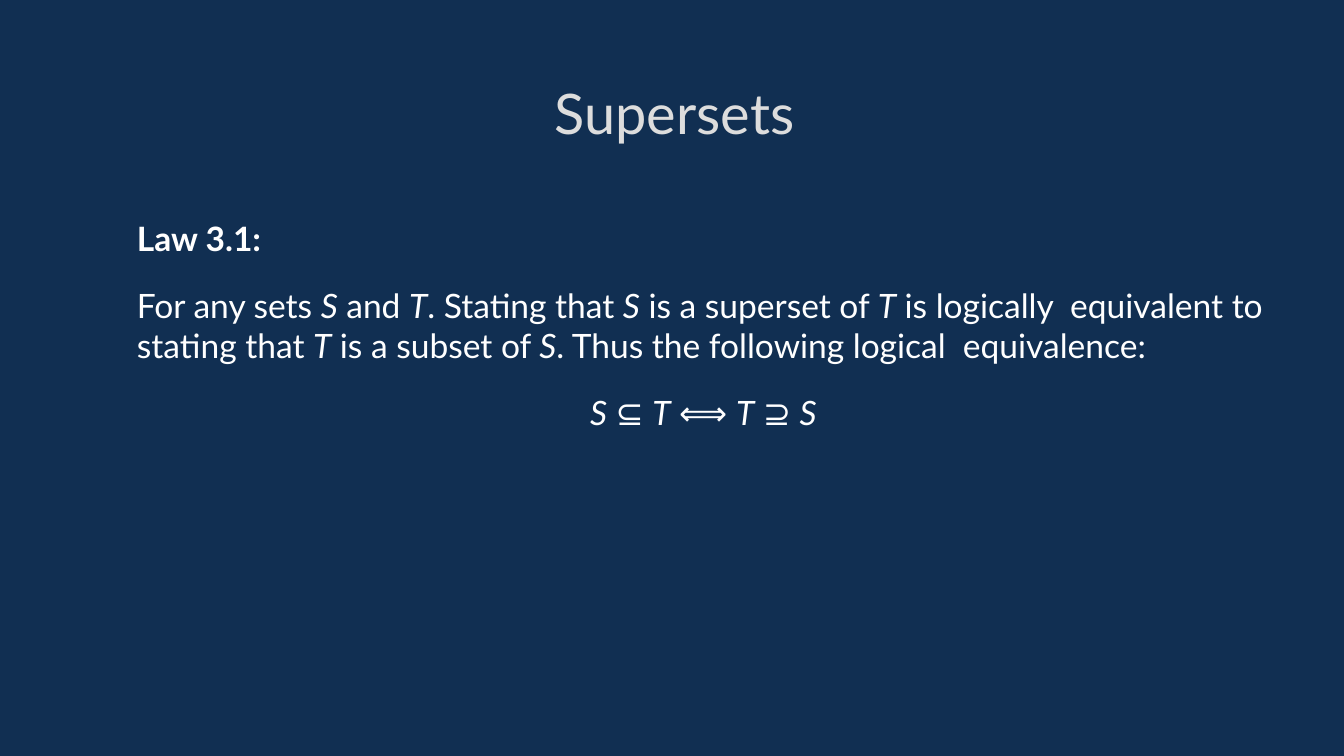
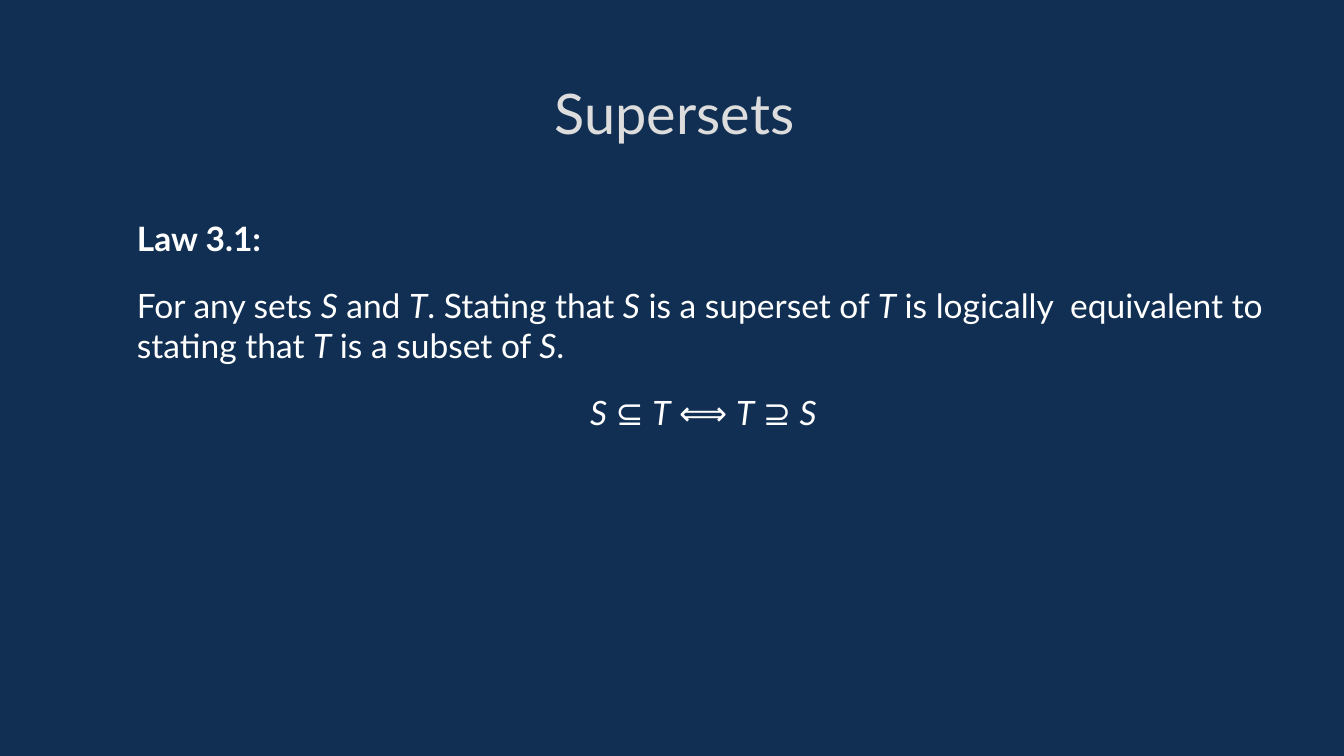
Before and after one commit to davidgundry/maths22-23, a slide deck: slide 56 of slides/maths-6-set-theory.odp. Drawn at 1344x756 pixels with LibreOffice and Linux fonts; fonts in the diff are those of the drawing. Boxes give left, top, right and bottom in pixels: in the first picture for what was removed or moved away, otherwise in the second. Text is boxed around its words. In the diff, an @@ line names an element or a change of style, - is before the commit and + after.

```diff
--- a/slides/maths-6-set-theory.odp
+++ b/slides/maths-6-set-theory.odp
@@ text at (137, 293, 1263, 364): text changed @@
-For any sets S and T. Stating that S is a superset of T is logically equivalent to stating that T is a subset of S. Thus the following logical equivalence:
+For any sets S and T. Stating that S is a superset of T is logically equivalent to stating that T is a subset of S.
```
Also in this commit, not shown: 35 other slides changed, 1 slide added, 2 slides removed, 7 other files.
